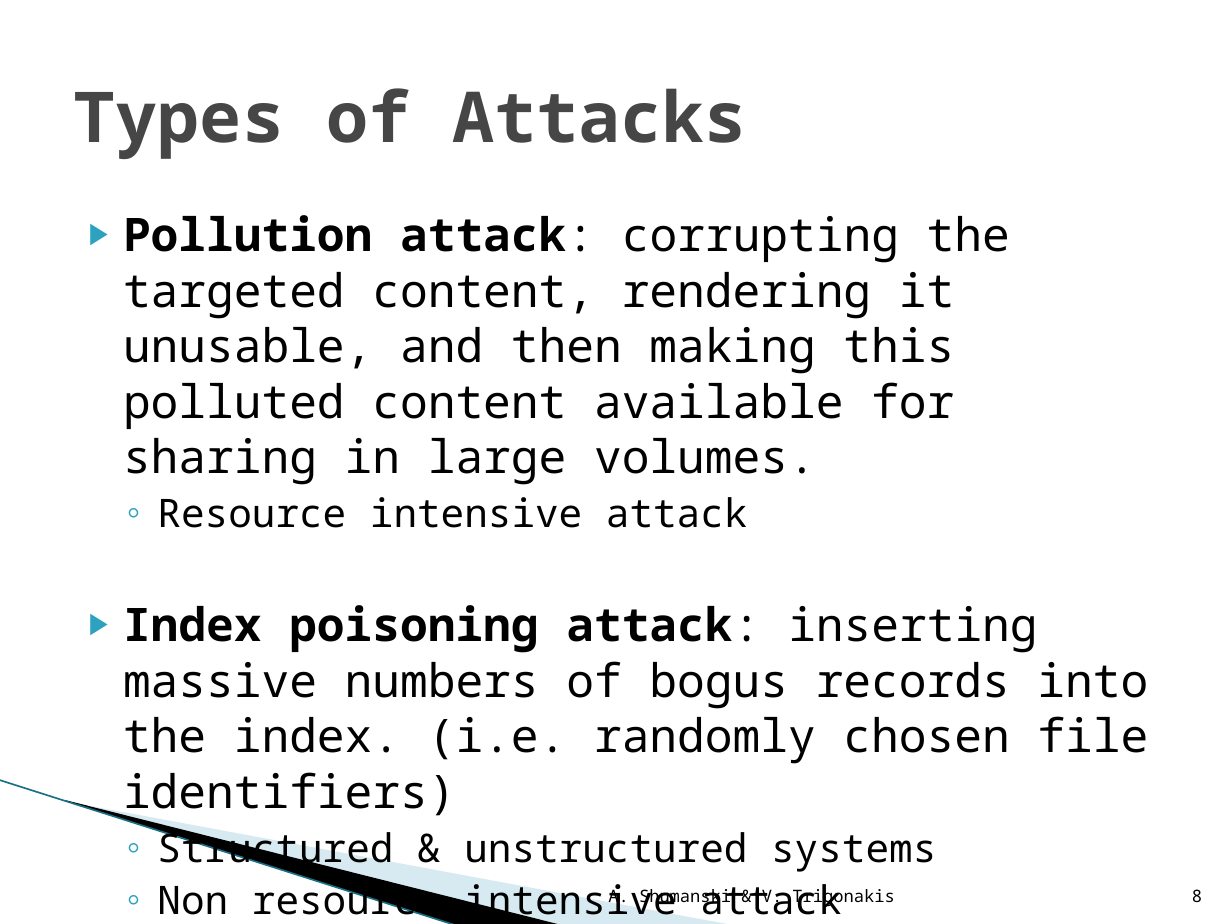
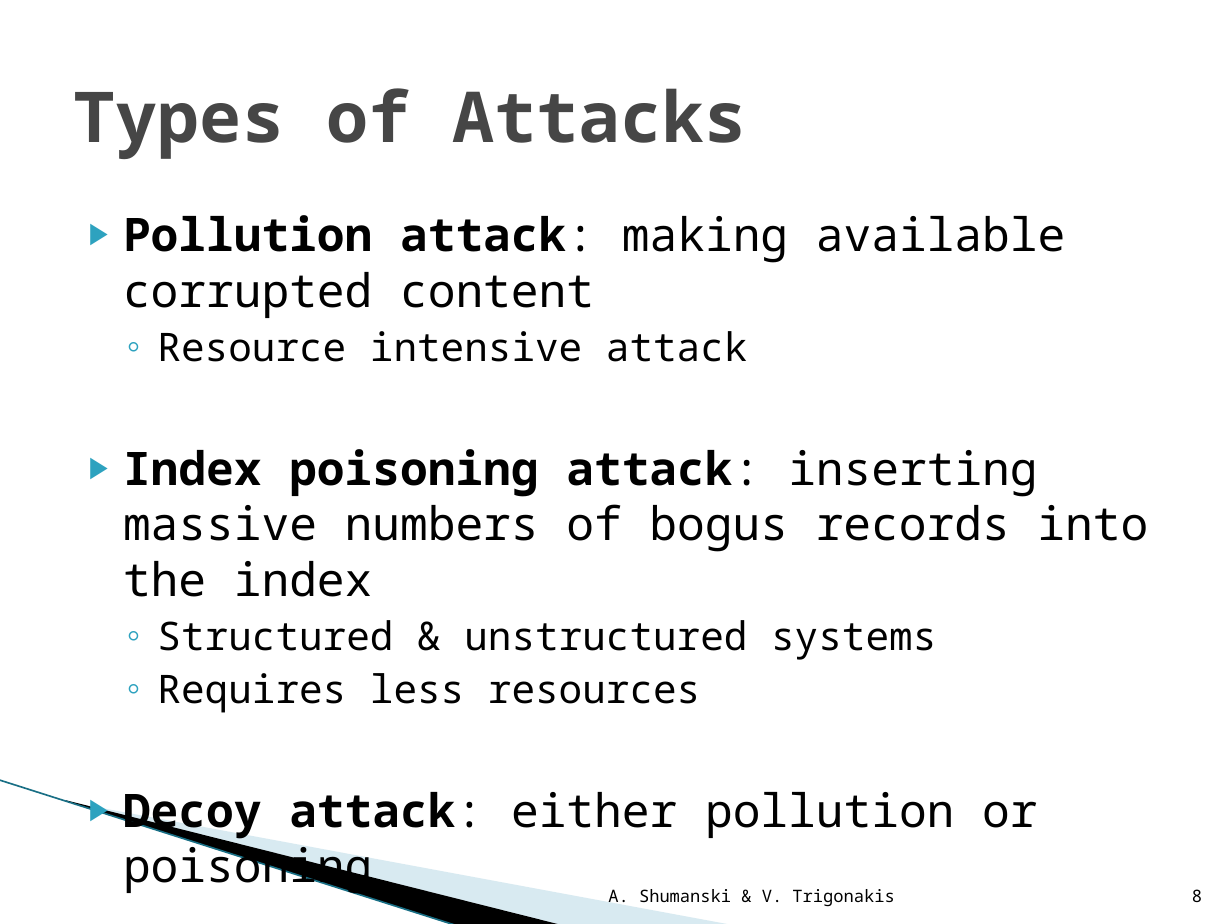
Before and after one commit to WinLAFS/kthsedsav, a slide deck: slide 8 of P2P/labs/documents/presentation/The Index Poisoning Attack in P2P File Sharing.pptx. Drawn at 1232x924 pixels with LibreOffice and Linux fonts; fonts in the diff are those of the drawing; background and template pictures are left out. Boxes give left, top, right and bottom in pixels: in the first picture for what was removed or moved away, otherwise in the second. Text is boxed around its words. In the diff, an @@ line names an element or a change of style, - is before the commit and + after.

Commit message:
presentation final

```diff
--- a/P2P/labs/documents/presentation/The Index Poisoning Attack in P2P File Sharing.pptx
+++ b/P2P/labs/documents/presentation/The Index Poisoning Attack in P2P File Sharing.pptx
@@ text at (x1=123, y1=215, x2=1065, y2=318): text changed @@
-▶ Pollution attack: corrupting the targeted content, rendering it unusable, and then making this polluted content available for sharing in large volumes.
+▶ Pollution attack: making available corrupted content
@@ text at (x1=123, y1=449, x2=1148, y2=597): text changed @@
-▶ Index poisoning attack: inserting massive numbers of bogus records into the index. (i.e. randomly chosen file identifiers)
+▶ Index poisoning attack: inserting massive numbers of bogus records into the index
@@ text at (x1=157, y1=673, x2=1037, y2=838): text changed; size 23 to 27 pt @@
-  ◦ Non resource intensive attack
+  ◦ Requires less resources
+▶ Decoy attack: either pollution or poisoning
```
Also in this commit, not shown: 17 other slides changed, 1 slide added, 2 other files.
